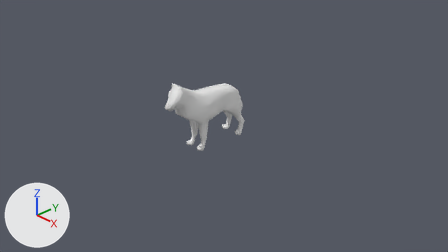
What one commit did to the Blender file Assets/Models/wolf.blend.
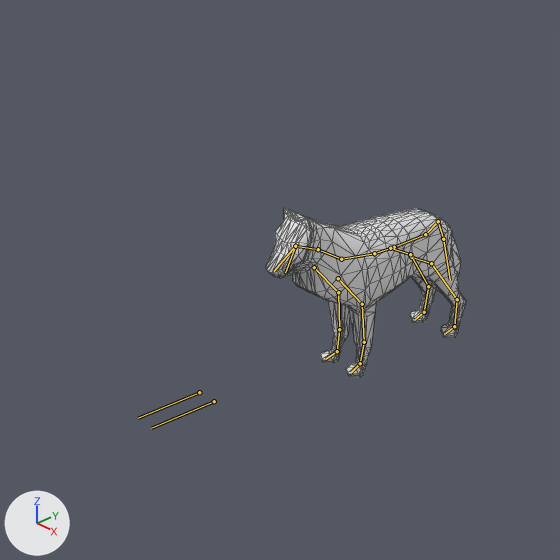
Each version is shown from the file's camera 'Camera', then close up on the part from 13% to 63% of the width and 0% to 89% of the height. Arrows for +X, +Y and +Z are at lower left; the lights stay in place. The bones that bend it are drawn over the model as lines in the close-ups. The close-ups show mesh edges as thin lines.
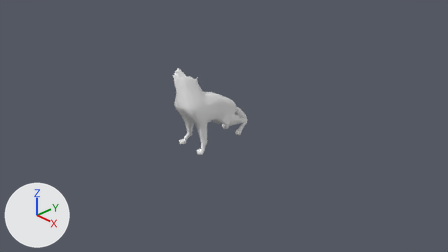
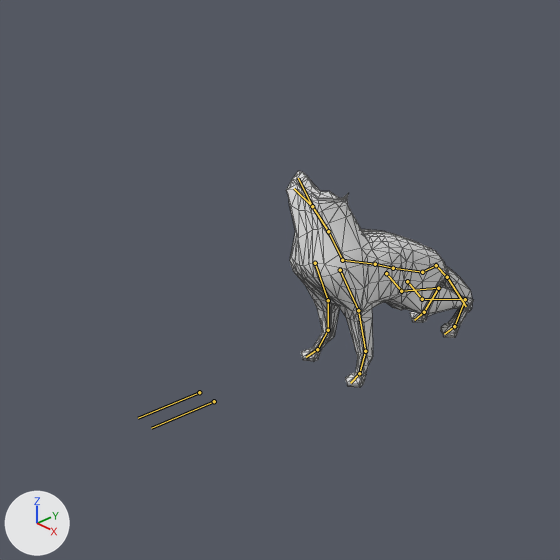
The newer file adds an action. The first version stands in its rest pose; the second is drawn at frame 1 of the action 'howling'.

What differs and where, as boxes (x1, y1, x2, y2) in the close-ups (560 x 560 px):
'Cube', posed (28% taller): before (266, 208, 466, 377); after (286, 171, 474, 388)
bone 'Hips', root to tip: before (425, 234) to (394, 247); after (422, 272) to (393, 268)
bone 'Chest', root to tip: before (374, 253) to (341, 259); after (375, 264) to (342, 260)
bone 'Neck', root to tip: before (341, 259) to (318, 249); after (342, 260) to (328, 231)
bone 'Head', root to tip: before (318, 249) to (295, 246); after (328, 231) to (312, 206)
bone 'Snout', root to tip: before (295, 246) to (274, 271); after (312, 206) to (298, 178)
bone 'Jaw', root to tip: before (295, 246) to (285, 272); after (312, 206) to (294, 188)
bone 'Shoulder.L', root to tip: before (338, 278) to (362, 304); after (340, 270) to (358, 310)
bone 'Shoulder.R', root to tip: before (314, 267) to (338, 292); after (315, 263) to (328, 300)
bone 'TailUpper', root to tip: before (438, 221) to (443, 239); after (436, 265) to (447, 277)

What changed in the scene script:
```text
Change bone_hips:
    where bone_hips = bpy.data.objects['Armature'].pose.bones['Hips']
    bone_hips.location: (0.0, 0.0, 0.0) -> (0.04, 0.013, -0.393)
    bone_hips.rotation_quaternion: (1.0, 0.0, 0.0, 0.0) -> (0.977, 0.21, 0.029, -0.005)  # degrees (0, 0, 0) -> degrees (24, 3, 0)
Change bone_chest:
    where bone_chest = bpy.data.objects['Armature'].pose.bones['Chest']  # child of 'Torso'
    bone_chest.location: (0.0, 0.0, 0.0) -> (0.007, 0.091, -0.08)
    bone_chest.rotation_quaternion: (1.0, 0.0, 0.0, 0.0) -> (0.992, 0.1, 0.023, 0.012)  # degrees (0, 0, 0) -> degrees (12, 2, 2)
Change bone_neck:
    where bone_neck = bpy.data.objects['Armature'].pose.bones['Neck']  # child of 'Chest'
    bone_neck.location: (0.0, 0.0, 0.0) -> (0.001, -0.004, -0.004)
    bone_neck.rotation_quaternion: (1.0, 0.0, 0.0, 0.0) -> (0.971, -0.221, 0.039, 0.044)  # degrees (0, 0, 0) -> degrees (-25, 6, 4)
Change bone_head:
    where bone_head = bpy.data.objects['Armature'].pose.bones['Head']  # child of 'Neck'
    bone_head.location: (0.0, 0.0, 0.0) -> (-0.055, -0.184, 0.056)
    bone_head.rotation_quaternion: (1.0, 0.0, 0.0, 0.0) -> (0.992, -0.08, 0.014, 0.083)  # degrees (0, 0, 0) -> degrees (-9, 2, 9)
Change bone_snout:
    where bone_snout = bpy.data.objects['Armature'].pose.bones['Snout']  # child of 'Head'
    bone_snout.location: (0.0, 0.0, 0.0) -> (0.002, -0.587, 0.098)
    bone_snout.rotation_quaternion: (1.0, 0.0, 0.0, 0.0) -> (0.857, 0.509, 0.003, 0.022)  # degrees (0, 0, 0) -> degrees (61, -1, 2)
Change bone_jaw:
    where bone_jaw = bpy.data.objects['Armature'].pose.bones['Jaw']  # child of 'Head'
    bone_jaw.location: (0.0, 0.0, 0.0) -> (0.003, -0.62, -0.194)
    bone_jaw.rotation_quaternion: (1.0, 0.0, 0.0, 0.0) -> (0.834, 0.549, -0.006, 0.019)  # degrees (0, 0, 0) -> degrees (67, -2, 1)
Change bone_shoulder_l:
    where bone_shoulder_l = bpy.data.objects['Armature'].pose.bones['Shoulder.L']  # child of 'Chest'
    bone_shoulder_l.location: (0.0, 0.0, 0.0) -> (-0.009, -0.018, -0.026)
    bone_shoulder_l.rotation_quaternion: (1.0, 0.0, 0.0, 0.0) -> (0.988, 0.084, -0.085, 0.042)  # degrees (0, 0, 0) -> degrees (9, -10, 4)
Change bone_shoulder_r:
    where bone_shoulder_r = bpy.data.objects['Armature'].pose.bones['Shoulder.R']  # child of 'Chest'
    bone_shoulder_r.location: (0.0, 0.0, 0.0) -> (0.009, -0.017, -0.024)
    bone_shoulder_r.rotation_quaternion: (1.0, 0.0, 0.0, 0.0) -> (0.989, 0.084, 0.079, -0.039)  # degrees (0, 0, 0) -> degrees (9, 9, -4)
Change bone_tailupper:
    where bone_tailupper = bpy.data.objects['Armature'].pose.bones['TailUpper']  # child of 'TailConnect'
    bone_tailupper.location: (0.0, 0.0, 0.0) -> (-0.003, -0.013, -0.281)
    bone_tailupper.rotation_quaternion: (1.0, 0.0, 0.0, 0.0) -> (0.922, -0.386, 0.002, 0.001)  # degrees (0, 0, 0) -> degrees (-45, 0, 0)
Change bone_frontik_l:
    where bone_frontik_l = bpy.data.objects['Armature'].pose.bones['FrontIK.L']
    bone_frontik_l.location: (0.0, 0.0, 0.0) -> (0.128, -0.117, -0.006)
Change bone_frontik_r:
    where bone_frontik_r = bpy.data.objects['Armature'].pose.bones['FrontIK.R']
    bone_frontik_r.location: (0.0, 0.0, 0.0) -> (-0.148, -0.106, 0.0)
```
